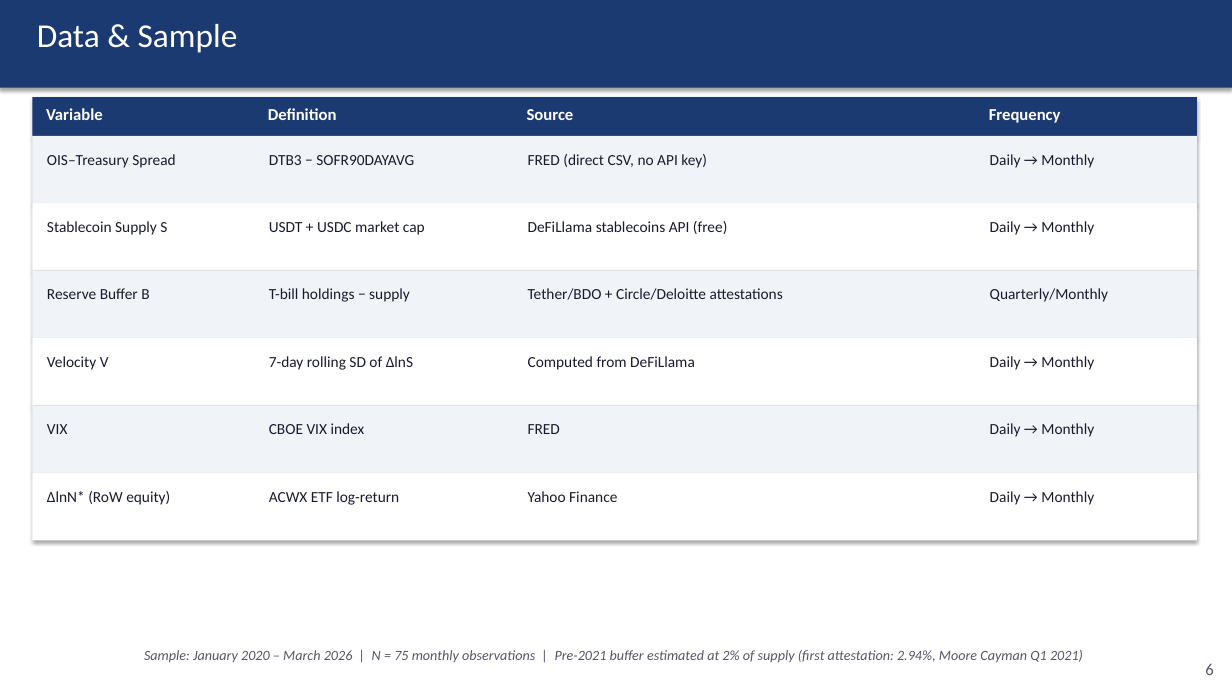
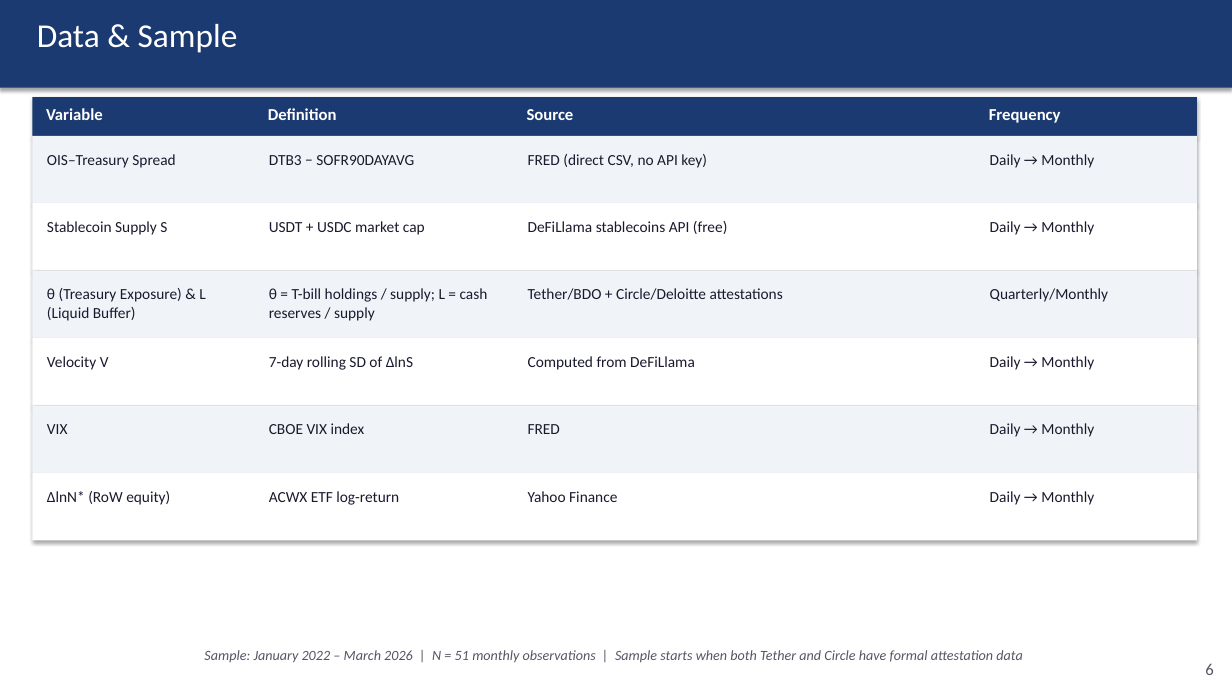
Before and after one commit to kimmireu0921/Stablecoins-and-the-Exorbitant-Privilege, a slide deck: slide 6 of 0512_Stablecoins_Presentation.pptx. Drawn at 1232x693 pixels with LibreOffice and Linux fonts; fonts in the diff are those of the drawing. Boxes give left, top, right and bottom in pixels: in the first picture for what was removed or moved away, otherwise in the second. Text is boxed around its words. In the diff, an @@ line names an element or a change of style, - is before the commit and + after.

```diff
--- a/0512_Stablecoins_Presentation.pptx
+++ b/0512_Stablecoins_Presentation.pptx
@@ text at <box>47,288,205,321</box>: text changed @@
-Reserve Buffer B
+θ (Treasury Exposure) & L (Liquid Buffer)
@@ text at <box>269,288,488,321</box>: text changed @@
-T-bill holdings − supply
+θ = T-bill holdings / supply; L = cash reserves / supply
@@ text at <box>204,650,1022,663</box>: text changed @@
-Sample: January 2020 – March 2026 | N = 75 monthly observations | Pre-2021 buffer estimated at 2% of supply (first attestation: 2.94%, Moore Cayman Q1 2021)
+Sample: January 2022 – March 2026 | N = 51 monthly observations | Sample starts when both Tether and Circle have formal attestation data
```
Also in this commit, not shown: 6 other slides changed, 9 other files.
